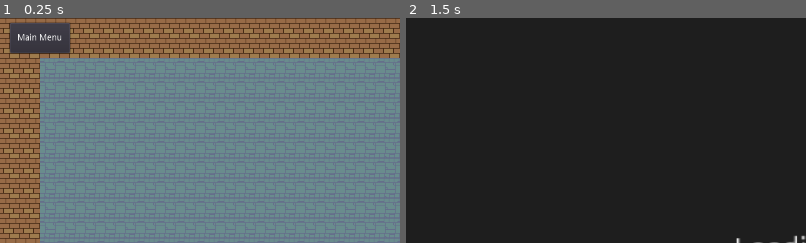
Above: before the commit, frames 1-2 (left to right).
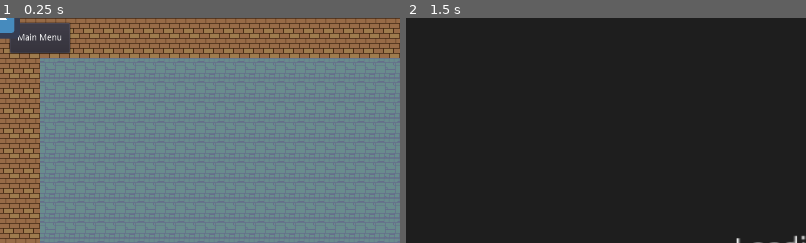
Above: after the commit, the same moments.

Repository: ryanstills/godot_test_game
Game: Godot game, scene res://scenes/Level.tscn
Same seed, same stepped clock (60 frames per second), same inputs: the game is played once before the commit and once after it. This scene is started directly instead of the project's main scene. The engine's default icon, where the game draws it, is replaced by a stand-in: a white triangle on a blue panel in a dark square.
Inputs:
- Up to frame 1 (0.25 s): no input
- Up to frame 2 (1.5 s): click "Next Level" at 0.5 s; tap Enter at 1.25 s; hold Right (ui_right) from 1.28 s (still down)
The pictures show only the part of the screen within x 0-50%, y 0-50%; the shares and areas given below are measured in that part.

The runs differ from the first frame. In frame 1, 0.3% of the frame differs, in the area x 0-5%, y 0-10%; in frame 2, nothing differs.

Commit message:
added rough movement to player character
need to cap movement to a per second basis.

Diff:
--- a/project.godot
+++ b/project.godot
@@ -37,6 +37,37 @@
 window/size/width=1280
 window/size/height=720
 
+[input]
+
+ui_left={
+"deadzone": 0.5,
+"events": [ Object(InputEventKey,"resource_local_to_scene":false,"resource_name":"","device":0,"alt":false,"shift":false,"control":false,"meta":false,"command":false,"pressed":false,"scancode":16777231,"unicode":0,"echo":false,"script":null)
+, Object(InputEventJoypadButton,"resource_local_to_scene":false,"resource_name":"","device":0,"button_index":14,"pressure":0.0,"pressed":false,"script":null)
+, Object(InputEventKey,"resource_local_to_scene":false,"resource_name":"","device":0,"alt":false,"shift":false,"control":false,"meta":false,"command":false,"pressed":false,"scancode":65,"unicode":0,"echo":false,"script":null)
+ ]
+}
+ui_right={
+"deadzone": 0.5,
+"events": [ Object(InputEventKey,"resource_local_to_scene":false,"resource_name":"","device":0,"alt":false,"shift":false,"control":false,"meta":false,"command":false,"pressed":false,"scancode":16777233,"unicode":0,"echo":false,"script":null)
+, Object(InputEventJoypadButton,"resource_local_to_scene":false,"resource_name":"","device":0,"button_index":15,"pressure":0.0,"pressed":false,"script":null)
+, Object(InputEventKey,"resource_local_to_scene":false,"resource_name":"","device":0,"alt":false,"shift":false,"control":false,"meta":false,"command":false,"pressed":false,"scancode":68,"unicode":0,"echo":false,"script":null)
+ ]
+}
+ui_up={
+"deadzone": 0.5,
+"events": [ Object(InputEventKey,"resource_local_to_scene":false,"resource_name":"","device":0,"alt":false,"shift":false,"control":false,"meta":false,"command":false,"pressed":false,"scancode":16777232,"unicode":0,"echo":false,"script":null)
+, Object(InputEventJoypadButton,"resource_local_to_scene":false,"resource_name":"","device":0,"button_index":12,"pressure":0.0,"pressed":false,"script":null)
+, Object(InputEventKey,"resource_local_to_scene":false,"resource_name":"","device":0,"alt":false,"shift":false,"control":false,"meta":false,"command":false,"pressed":false,"scancode":87,"unicode":0,"echo":false,"script":null)
+ ]
+}
+ui_down={
+"deadzone": 0.5,
+"events": [ Object(InputEventKey,"resource_local_to_scene":false,"resource_name":"","device":0,"alt":false,"shift":false,"control":false,"meta":false,"command":false,"pressed":false,"scancode":16777234,"unicode":0,"echo":false,"script":null)
+, Object(InputEventJoypadButton,"resource_local_to_scene":false,"resource_name":"","device":0,"button_index":13,"pressure":0.0,"pressed":false,"script":null)
+, Object(InputEventKey,"resource_local_to_scene":false,"resource_name":"","device":0,"alt":false,"shift":false,"control":false,"meta":false,"command":false,"pressed":false,"scancode":83,"unicode":0,"echo":false,"script":null)
+ ]
+}
+
 [rendering]
 
 environment/default_clear_color=Color( 0, 0, 0, 1 )
--- a/scenes/Level.tscn
+++ b/scenes/Level.tscn
@@ -2,13 +2,13 @@
 
 [ext_resource path="res://scripts/Level.gd" type="Script" id=1]
 [ext_resource path="res://scenes/Block.tscn" type="PackedScene" id=2]
-[ext_resource path="res://scenes/Player.tscn" type="PackedScene" id=3]
-[ext_resource path="res://assets/terrain_atlas.png" type="Texture" id=4]
-[ext_resource path="res://assets/base_out_atlas.png" type="Texture" id=5]
+[ext_resource path="res://assets/terrain_atlas.png" type="Texture" id=3]
+[ext_resource path="res://assets/base_out_atlas.png" type="Texture" id=4]
+[ext_resource path="res://scenes/Player.tscn" type="PackedScene" id=5]
 
 [sub_resource type="TileSet" id=1]
 0/name = "terrain_atlas.png 0"
-0/texture = ExtResource( 4 )
+0/texture = ExtResource( 3 )
 0/tex_offset = Vector2( 0, 0 )
 0/modulate = Color( 1, 1, 1, 1 )
 0/region = Rect2( 0, 0, 1024, 864 )
@@ -61,7 +61,6 @@
 [node name="Level" type="Node"]
 script = ExtResource( 1 )
 Block = ExtResource( 2 )
-Player = ExtResource( 3 )
 
 [node name="TileMap" type="TileMap" parent="."]
 tile_set = SubResource( 1 )
@@ -122,5 +121,8 @@
 text = "Next Level"
 align = 1
 valign = 1
+
+[node name="Player" parent="." instance=ExtResource( 5 )]
+position = Vector2( 0, 1 )
 [connection signal="pressed" from="MainMenuButton" to="." method="_on_MainMenuButton_pressed"]
 [connection signal="pressed" from="NextLevelButton" to="." method="_on_NextLevelButton_pressed"]
--- a/scenes/Player.tscn
+++ b/scenes/Player.tscn
@@ -3,12 +3,10 @@
 [ext_resource path="res://scripts/Player.gd" type="Script" id=1]
 [ext_resource path="res://icon.png" type="Texture" id=2]
 
-
 [sub_resource type="RectangleShape2D" id=1]
 
-[node name="Player" type="RigidBody2D"]
+[node name="Player" type="Area2D"]
 position = Vector2( 32, 32 )
-mode = 3
 script = ExtResource( 1 )
 
 [node name="PlayerSprite" type="Sprite" parent="."]
--- a/scripts/Level.gd
+++ b/scripts/Level.gd
@@ -1,11 +1,11 @@
 extends Node
 
 export (PackedScene) var Block
-export (PackedScene) var Player
 onready var utils = get_node("/root/utils")
 
 # Declare member variables here. Examples:
-var speed = 200
+var speed = 64
+var player
 
 # Called when the node enters the scene tree for the first time.
 func _ready():
@@ -15,6 +15,17 @@
 	if game_state.level_files.has(game_state.current_level):
 		var level_content = utils.load_level_file(game_state.level_files[game_state.current_level])
 		level_setup(level_content)
+
+func _process(delta):
+	var player = $Player
+	if Input.is_action_pressed("ui_up"):
+		player.position = Vector2(player.position.x, player.position.y - speed)
+	elif Input.is_action_pressed("ui_down"):
+		player.position = Vector2(player.position.x, player.position.y + speed)
+	elif Input.is_action_pressed("ui_left"):
+		player.position = Vector2(player.position.x - speed, player.position.y)
+	elif Input.is_action_pressed("ui_right"):
+		player.position = Vector2(player.position.x + speed, player.position.y)
 
 func _on_MainMenuButton_pressed():
 	print("Returning to the Main Menu")
@@ -43,9 +54,7 @@
 			block.init(level_content[key]["block_type"], level_content[key]["position_x"], level_content[key]["position_y"])
 			add_child(block)
 		elif level_content[key]["block_type"] == 8:
-			var player = Player.instance()
-			player.init(level_content[key]["positon_x"], level_content[key]["position_y"])
-			add_child(player)
+			$Player.position = Vector2(level_content[key]["positon_x"], level_content[key]["position_y"])
 
 	$MainMenuButton.disabled = false
 	$NextLevelButton.disabled = false
--- a/scripts/Player.gd
+++ b/scripts/Player.gd
@@ -1,4 +1,4 @@
-extends RigidBody2D
+extends Area2D
 
 export var player_texture = preload("res://icon.png")
 
Not shown: 2 places in scenes/Level.tscn that only renumber resources
